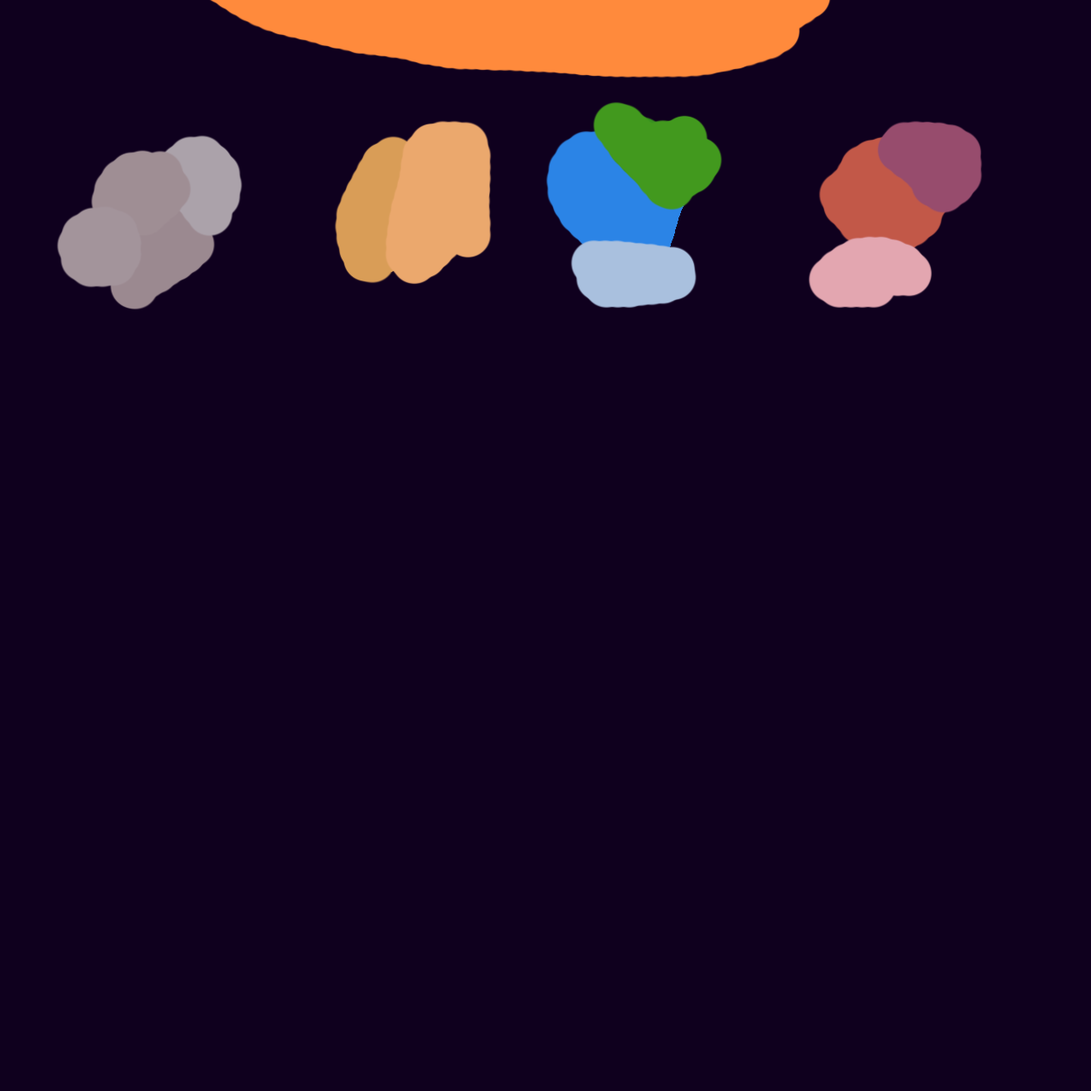
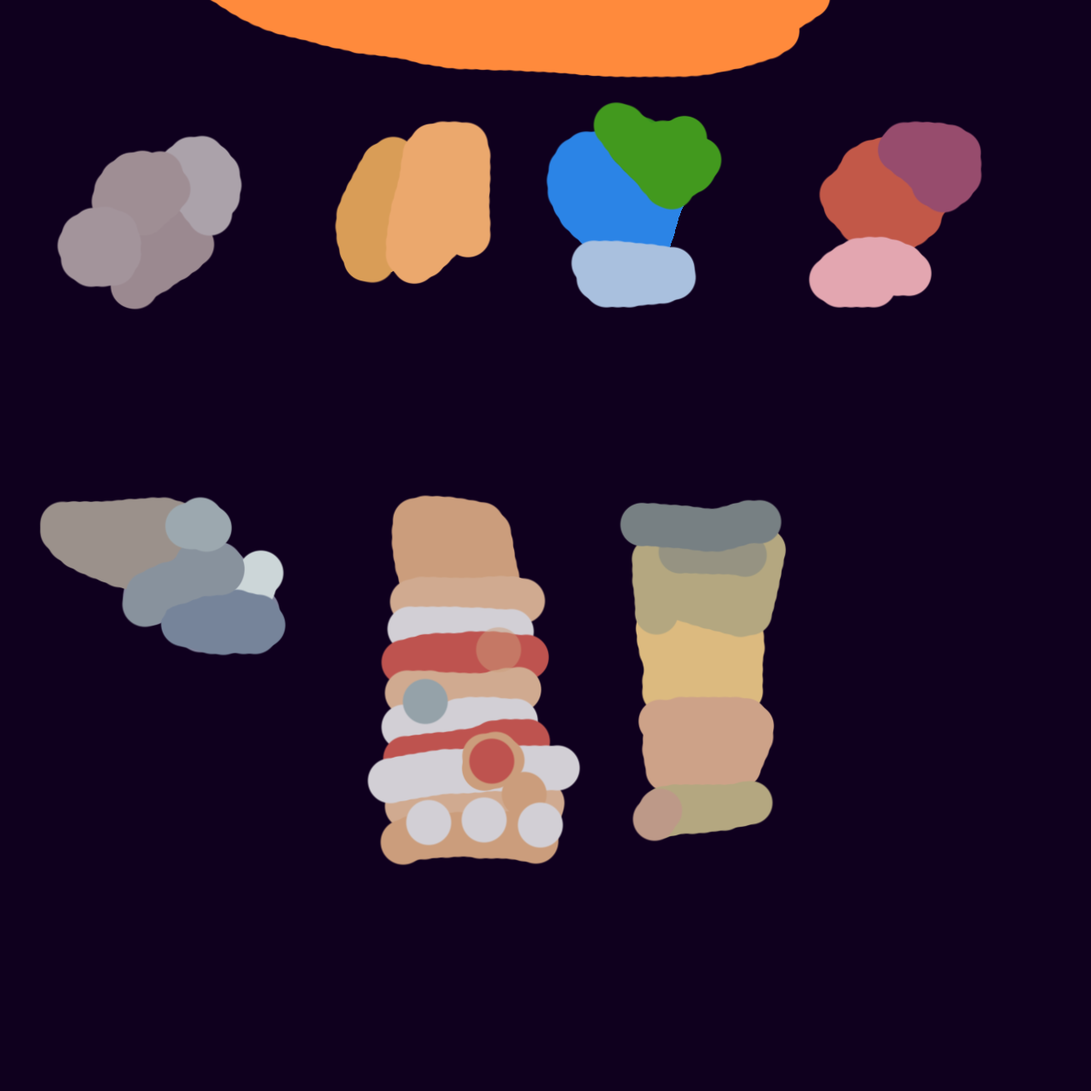
Revision of a layered 1091px x 1091px image; what changed, layer by layer:
painted on "Background" over (x1=39, y1=494, x2=788, y2=867)
